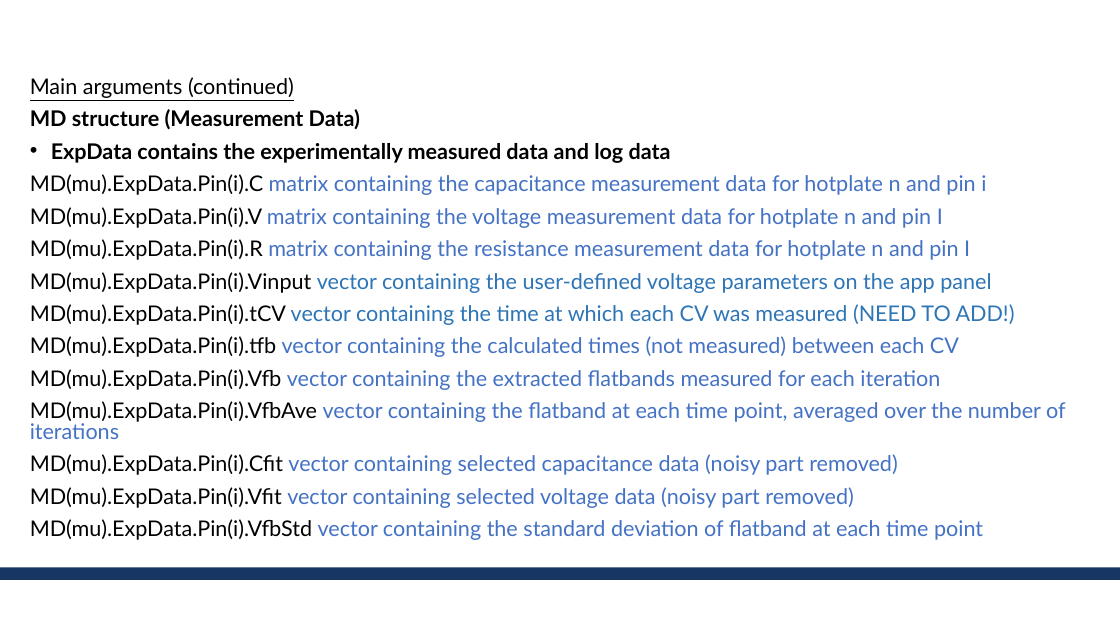
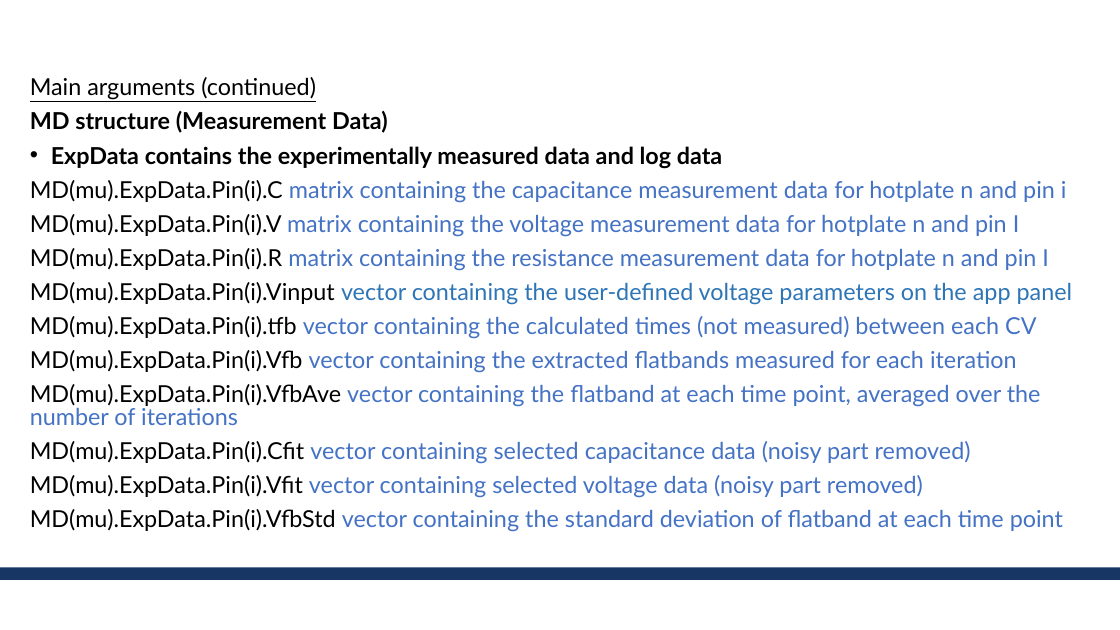
Before and after one commit to erickmartinez/matlabcvapp, a slide deck: slide 8 of AAA_CV_setup_app_design.pptx. Drawn at 1120x630 pixels with LibreOffice and Linux fonts; fonts in the diff are those of the drawing; background and template pictures are left out. Boxes give left, top, right and bottom in pixels: in the first picture for what was removed or moved away, otherwise in the second. Text is boxed around its words. In the diff, an @@ line names an element or a change of style, - is before the commit and + after.

```diff
--- a/AAA_CV_setup_app_design.pptx
+++ b/AAA_CV_setup_app_design.pptx
@@ text "Main arguments (continued)" at (x1=30, y1=77, x2=1073, y2=532): size 18.5 to 20 pt @@
@@ text at (x1=30, y1=304, x2=1015, y2=325): paragraph removed @@
-MD(mu).ExpData.Pin(i).tCV vector containing the time at which each CV was measured (NEED TO ADD!)
```
Also in this commit, not shown: 1 other slide changed.
